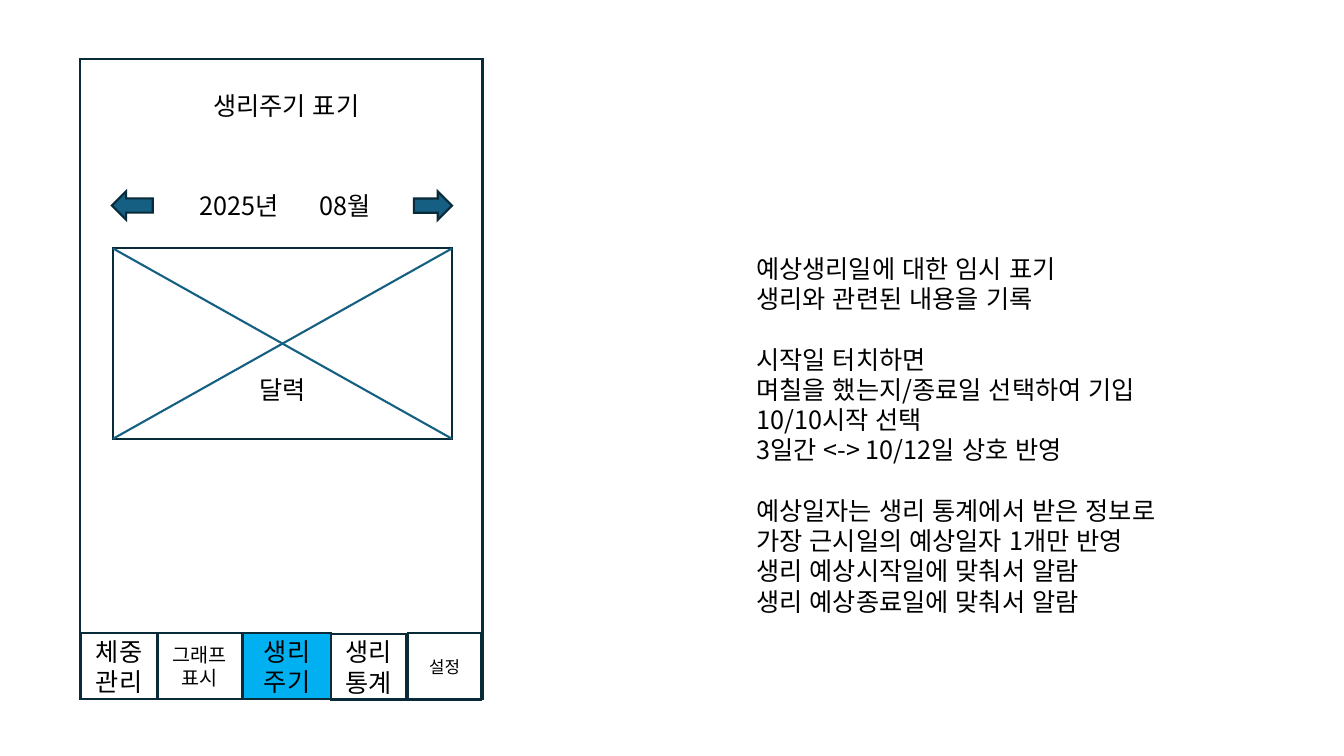
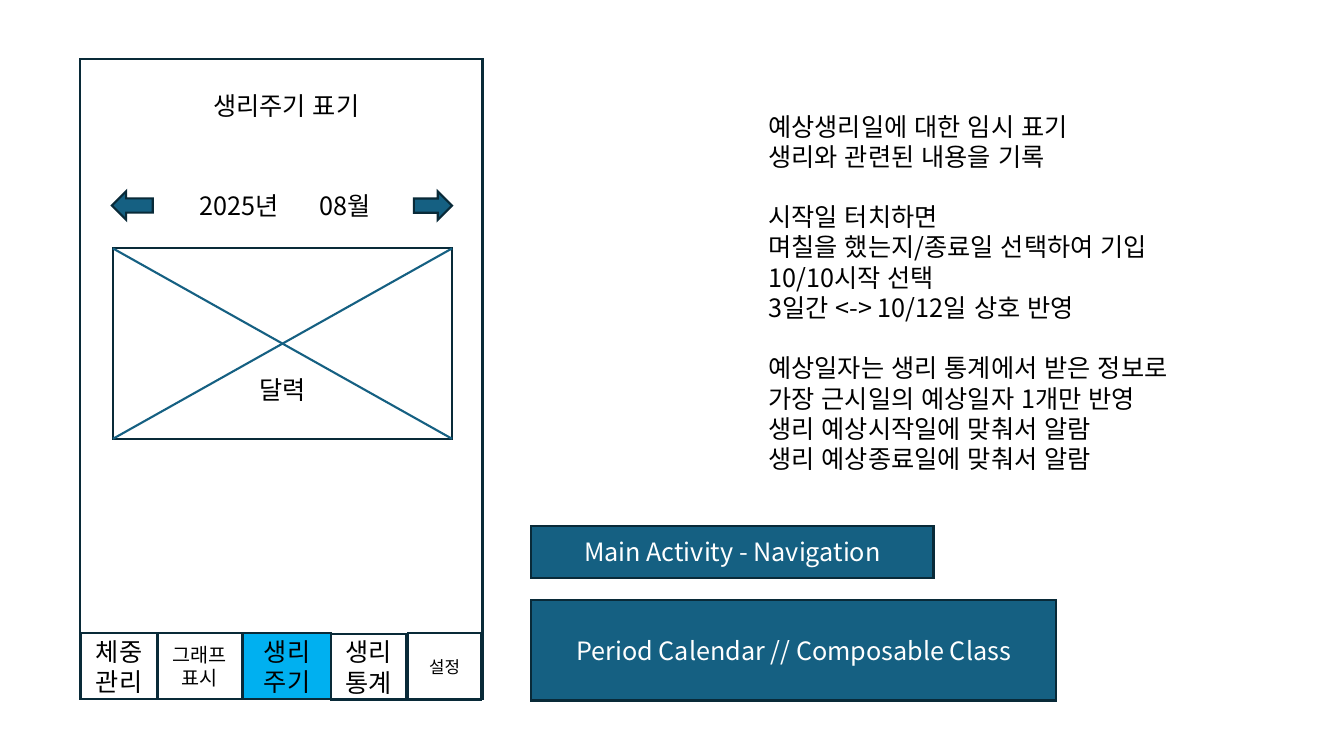
Before and after one commit to warmice8226/FemaleDataManagement, a slide deck: slide 4 of notion/UI 구상 및 기능 구현.pptx. Drawn at 1344x756 pixels with LibreOffice and Linux fonts; fonts in the diff are those of the drawing. Boxes give left, top, right and bottom in pixels: in the first picture for what was removed or moved away, otherwise in the second. Text is boxed around its words. In the diff, an @@ line names an element or a change of style, - is before the commit and + after.

```diff
--- a/notion/UI 구상 및 기능 구현.pptx
+++ b/notion/UI 구상 및 기능 구현.pptx
@@ text "예상생리일에 대한 임시 표기": place and size @@
-text "예상생리일에 대한 임시 표기" at (756,257,1156,613)
+text "예상생리일에 대한 임시 표기" at (768,115,1168,470)
@@ rectangle added at (531,526,934,579), fill #156082, outline #092A39 1.5 pt, 18 pt, text #FFFFFF @@
+Main Activity - Navigation
@@ rectangle added at (531,600,1057,701), fill #156082, outline #092A39 1.5 pt, 18 pt, text #FFFFFF @@
+Period Calendar // Composable Class
```
Also in this commit, not shown: 5 other slides changed, 3 slides added.
